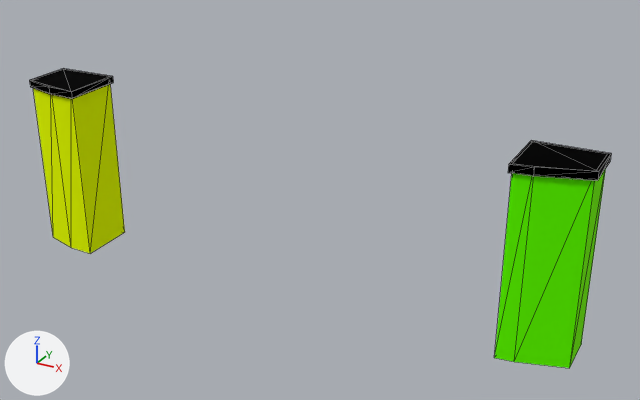
One commit to the glTF model web/public/assets/cities/paris/tiles/-3_-1.bld.glb: the scene before it, then after it.
The view is the same before and after, from a camera (50 mm lens) standing at (-518.5, -215.2, 35.7) and looking at (-554.5, -149.8, 3.0). Lighting does not change. The marker at lower left points along +X, +Y and +Z. The older version comes first. Mesh edges are drawn as thin lines. Where no turn or scale is listed for an object, it has been applied to the vertices. Vertices at exactly the same position are counted once.

Names of what the first picture shows: '-3_-1'.
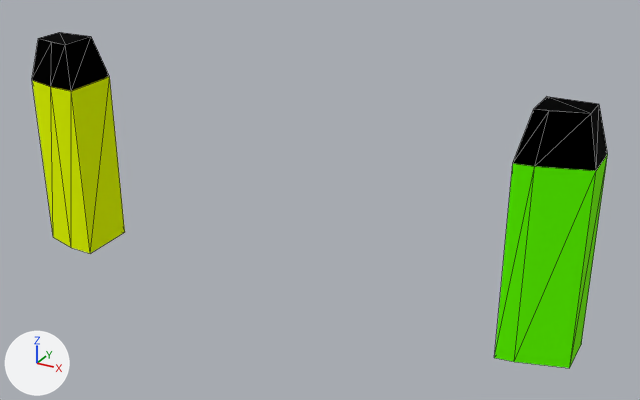
Where the newer file only moved an object's origin or applied its transform, the numbers keep the older frame.

The change, as a list of edits to the scene's bpy script:
```text
Change me_3__1:
    used by ob_3__1; location = (-557.77, -150.92, 2.29)
    remove me_3__1.from_pydata(...)  # 50 vertices, 66 faces; spans x -27.9..27.9, y -3.8..3.8, z -8.8..8.8
    add me_3__1.from_pydata(...)  # 30 vertices, 46 faces; spans x -27.6..27.6, y -3.6..3.6, z -8.8..13.0
    me_3__1 part 1: the loose piece of 15 vertices spanning x 21.4..27.9, y -2.2..3.8, z 8.1..8.8 is deleted
    me_3__1 part 2: the loose piece of 15 vertices spanning x -27.9..-21.1, y -3.8..2.3, z 8.0..8.7 is deleted
    me_3__1 part 3
    5 vertices are added at (-26.5, -2.0, 12.9), (-26.6, 0.9, 12.9), (-24.2, -2.6, 12.9), (-22.4, -2.6, 12.9), (-22.5, 1.1, 12.9)
    13 new faces join them, mat_roof
    me_3__1 part 4
    5 vertices are added at (22.7, -1.0, 13.0), (22.6, 2.6, 13.0), (23.8, -0.9, 13.0), (26.7, 0.0, 13.0), (26.6, 2.6, 13.0)
    13 new faces join them, mat_roof
```

Changed parts and their boxes (x1, y1, x2, y2) in the pictures (640 x 400 px):
'-3_-1', reshaped (12% taller): before (29, 68, 611, 368); after (32, 32, 608, 368)
part 1 of me_3__1, deleted: before (508, 140, 611, 181)
part 2 of me_3__1, deleted: before (29, 68, 113, 99)
part 3 of me_3__1, added: after (32, 32, 110, 91)
part 4 of me_3__1, added: after (513, 97, 608, 171)
